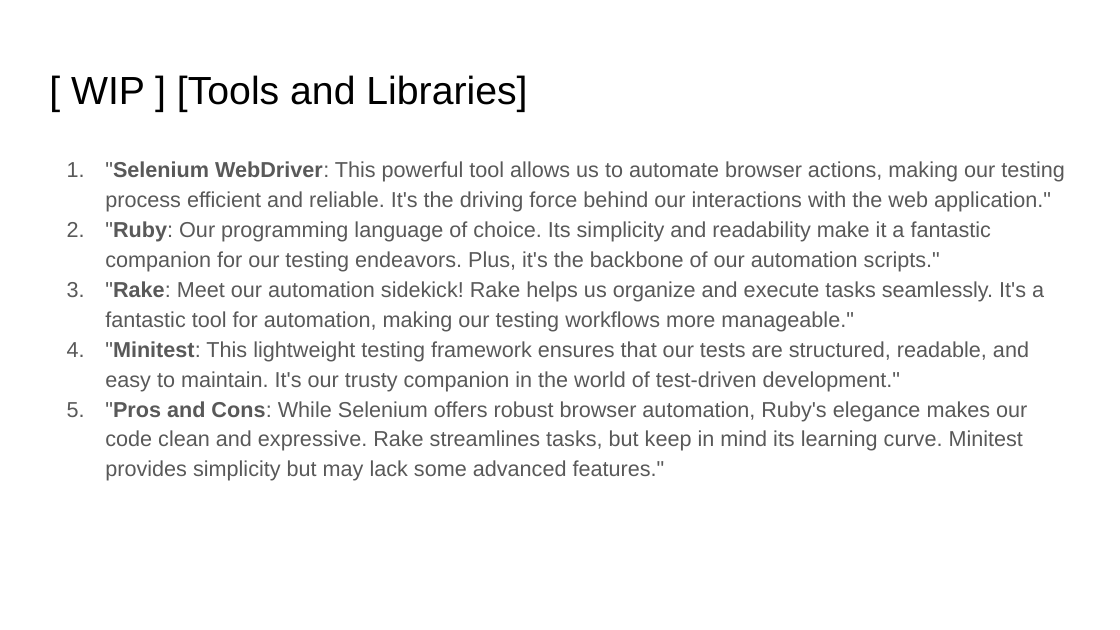
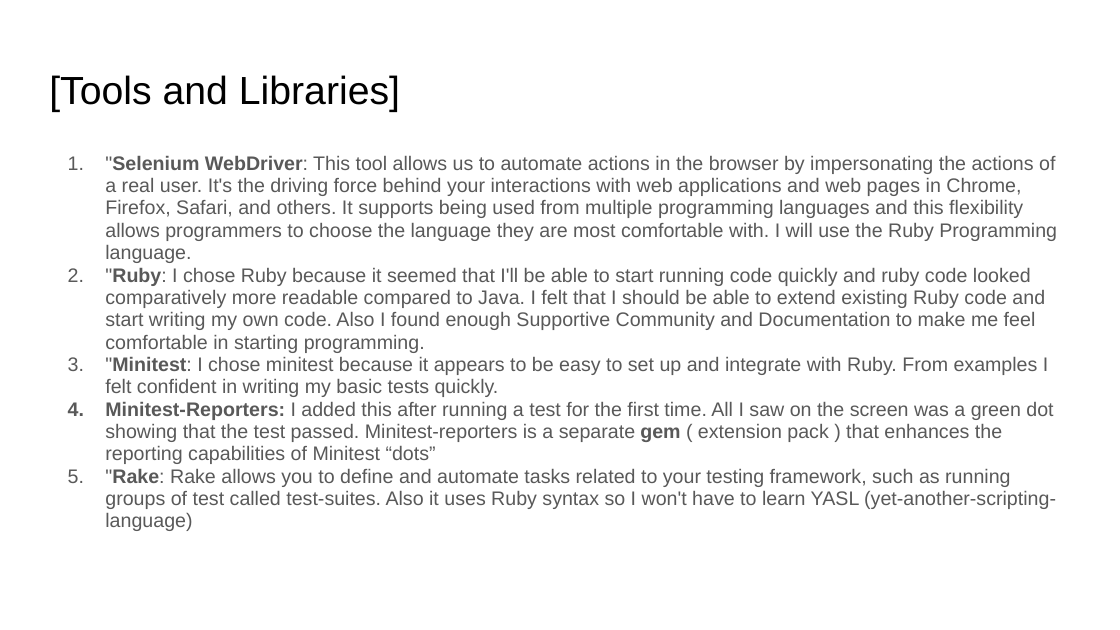
Before and after one commit to fawadmalik/end2EndAutomationWithRubyAndMinitestReport, a slide deck: slide 4 of docs/Web App Testing Automation.pptx. Drawn at 1120x630 pixels with LibreOffice and Linux fonts; fonts in the diff are those of the drawing. Boxes give left, top, right and bottom in pixels: in the first picture for what was removed or moved away, otherwise in the second. Text is boxed around its words. In the diff, an @@ line names an element or a change of style, - is before the commit and + after.

```diff
--- a/docs/Web App Testing Automation.pptx
+++ b/docs/Web App Testing Automation.pptx
@@ title at (49,75,400,112): text changed @@
-[ WIP ] [Tools and Libraries]
+[Tools and Libraries]
@@ text at (105,156,1057,531): text changed; size 13.9 to 12.6 pt @@
-1. "Selenium WebDriver: This powerful tool allows us to automate browser actions, making our testing process efficient and reliable. It's the driving force behind our interactions with the web application."
-2. "Ruby: Our programming language of choice. Its simplicity and readability make it a fantastic companion for our testing endeavors. Plus, it's the backbone of our automation scripts."
-3. "Rake: Meet our automation sidekick! Rake helps us organize and execute tasks seamlessly. It's a fantastic tool for automation, making our testing workflows more manageable."
-4. "Minitest: This lightweight testing framework ensures that our tests are structured, readable, and easy to maintain. It's our trusty companion in the world of test-driven development."
-5. "Pros and Cons: While Selenium offers robust browser automation, Ruby's elegance makes our code clean and expressive. Rake streamlines tasks, but keep in mind its learning curve. Minitest provides simplicity but may lack some advanced features."
+1. "Selenium WebDriver: This tool allows us to automate actions in the browser by impersonating the actions of a real user. It's the driving force behind your interactions with web applications and web pages in Chrome, Firefox, Safari, and others. It supports being used from multiple programming languages and this flexibility allows programmers to choose the language they are most comfortable with. I will use the Ruby Programming language.
+2. "Ruby: I chose Ruby because it seemed that I'll be able to start running code quickly and ruby code looked comparatively more readable compared to Java. I felt that I should be able to extend existing Ruby code and start writing my own code. Also I found enough Supportive Community and Documentation to make me feel comfortable in starting programming.
+3. "Minitest: I chose minitest because it appears to be easy to set up and integrate with Ruby. From examples I felt confident in writing my basic tests quickly.
+4. Minitest-Reporters: I added this after running a test for the first time. All I saw on the screen was a green dot showing that the test passed. Minitest-reporters is a separate gem ( extension pack ) that enhances the reporting capabilities of Minitest “dots”
+5. "Rake: Rake allows you to define and automate tasks related to your testing framework, such as running groups of test called test-suites. Also it uses Ruby syntax so I won't have to learn YASL (yet-another-scripting-language)
```
Also in this commit, not shown: 5 other slides changed, 3 slides added, 7 slides removed, 1 other file.
